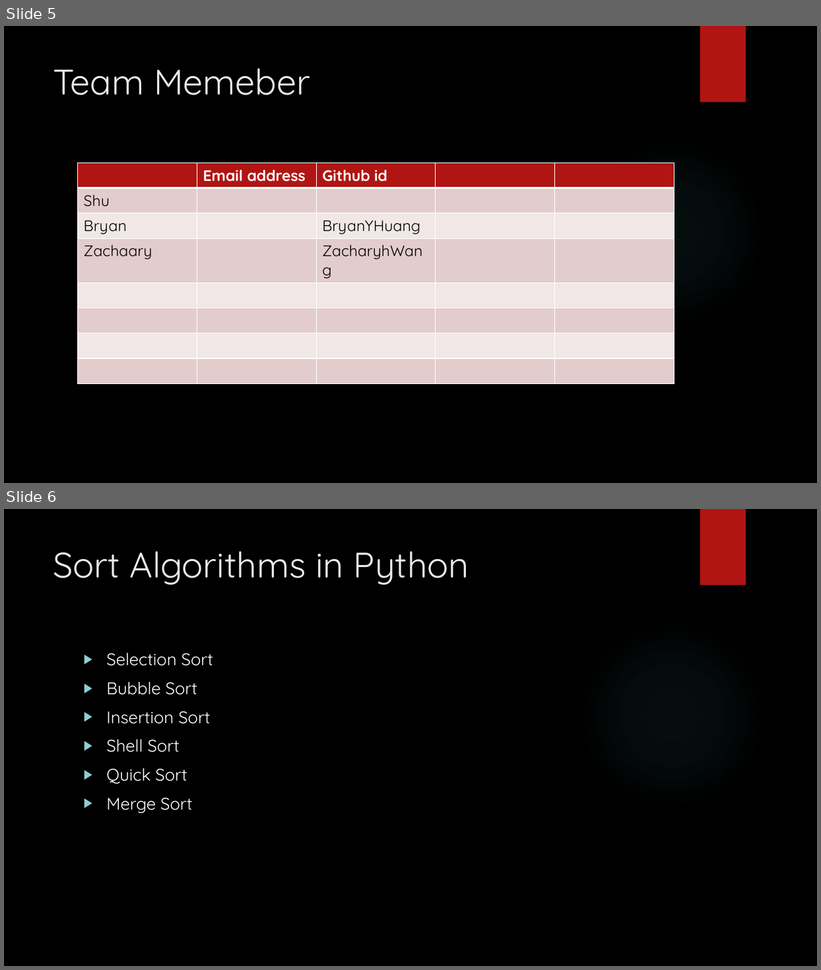
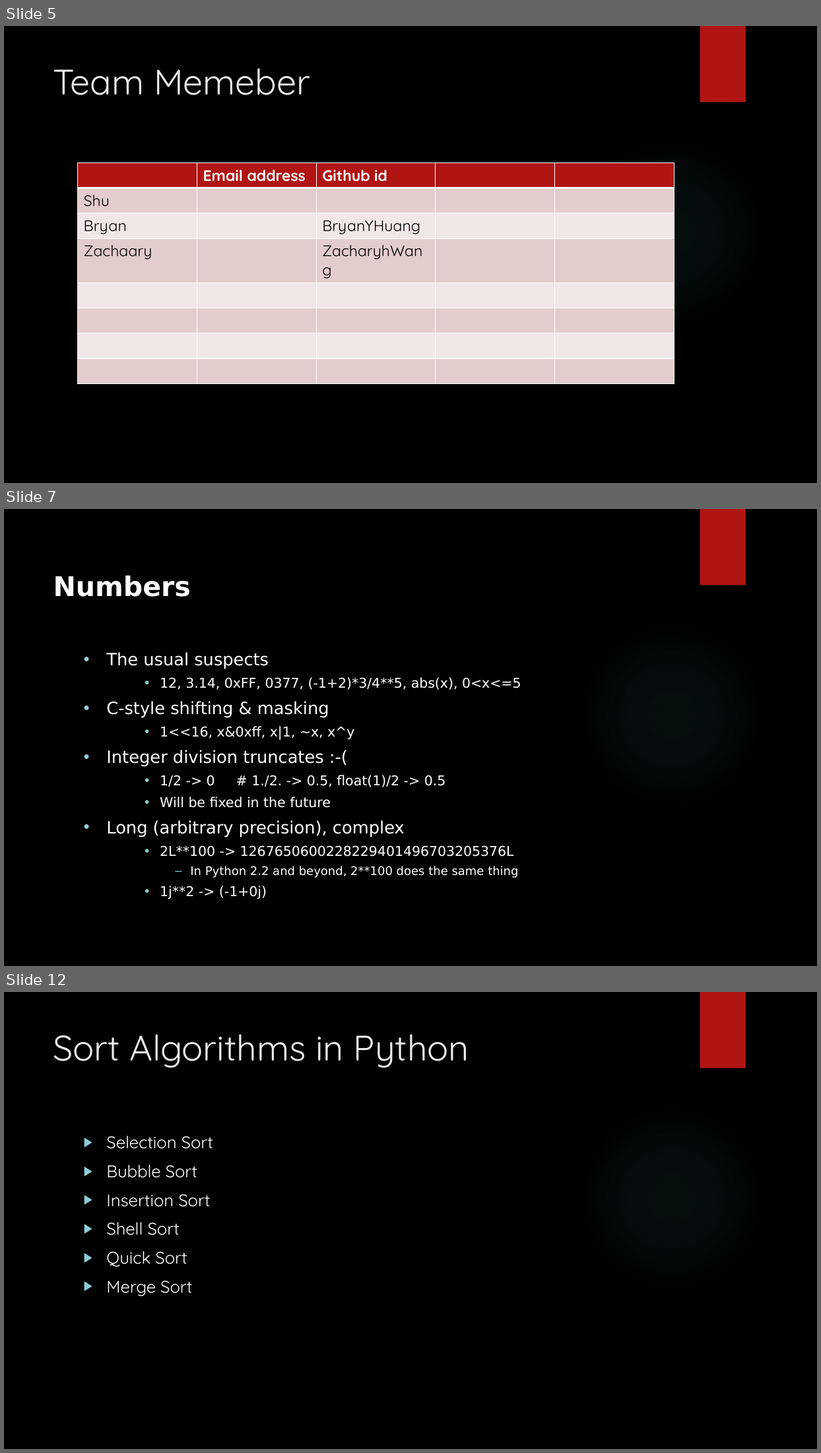
Before and after one commit to stargazingtech/build-discord-bots, a slide deck: build-discord-bots-with-Python.pptx. Shown one above the other, each under a label of ours: slides 5 and 6 before the commit, slides 5, 7 and 12 after it; the slides between them are not shown. The pictures are 821x970 and 821x1453 pixels, drawn with LibreOffice and Linux fonts; fonts in the diff are those of the drawing; background and template pictures are left out. Boxes give left, top, right and bottom in pixels: in the first picture for what was removed or moved away, otherwise in the second. Text is boxed around its words. In the diff, an @@ line names an element or a change of style, - is before the commit and + after.

```diff
--- a/build-discord-bots-with-Python.pptx
+++ b/build-discord-bots-with-Python.pptx
@@ slide 7 added at [4,509,817,966], background picture (left out); not listed: 2 template elements that a slide beside it also shows @@
@@ title added at [54,575,191,597], 32 pt, text #FFFFFF, bold @@
+Numbers
@@ text added at [106,652,521,900], 16 pt, text #FFFFFF @@
+• The usual suspects
+    • 12, 3.14, 0xFF, 0377, (-1+2)*3/4**5, abs(x), 0<x<=5
+• C-style shifting & masking
+    • 1<<16, x&0xff, x|1, ~x, x^y
+• Integer division truncates :-(
+    • 1/2 -> 0 # 1./2. -> 0.5, float(1)/2 -> 0.5
+    • Will be fixed in the future
+• Long (arbitrary precision), complex
+    • 2L**100 -> 1267650600228229401496703205376L
+      – In Python 2.2 and beyond, 2**100 does the same thing
+    • 1j**2 -> (-1+0j)
@@ what was slide 6 is now slide 12 @@
```
Also in this commit, not shown: 1 slide changed, 17 other slides added.
